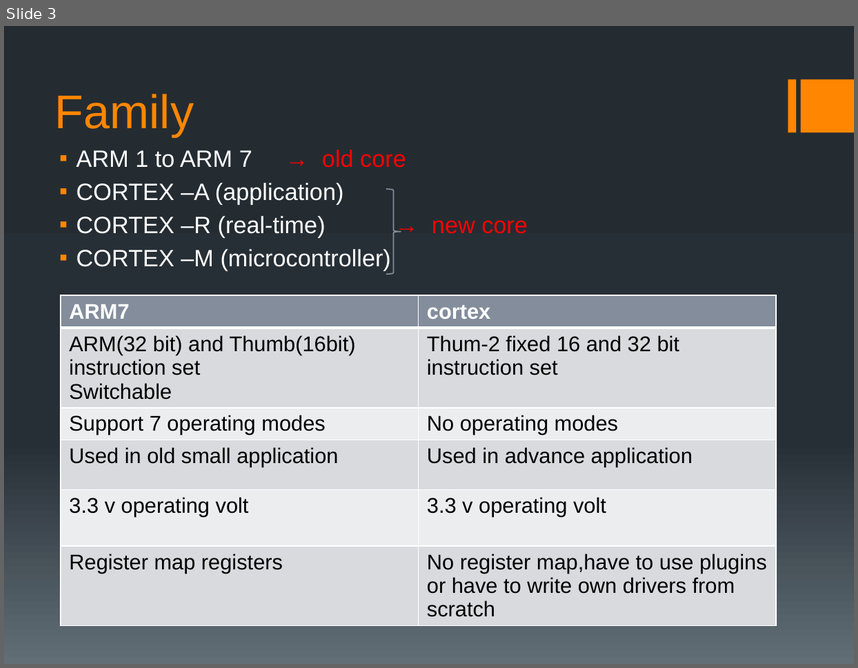
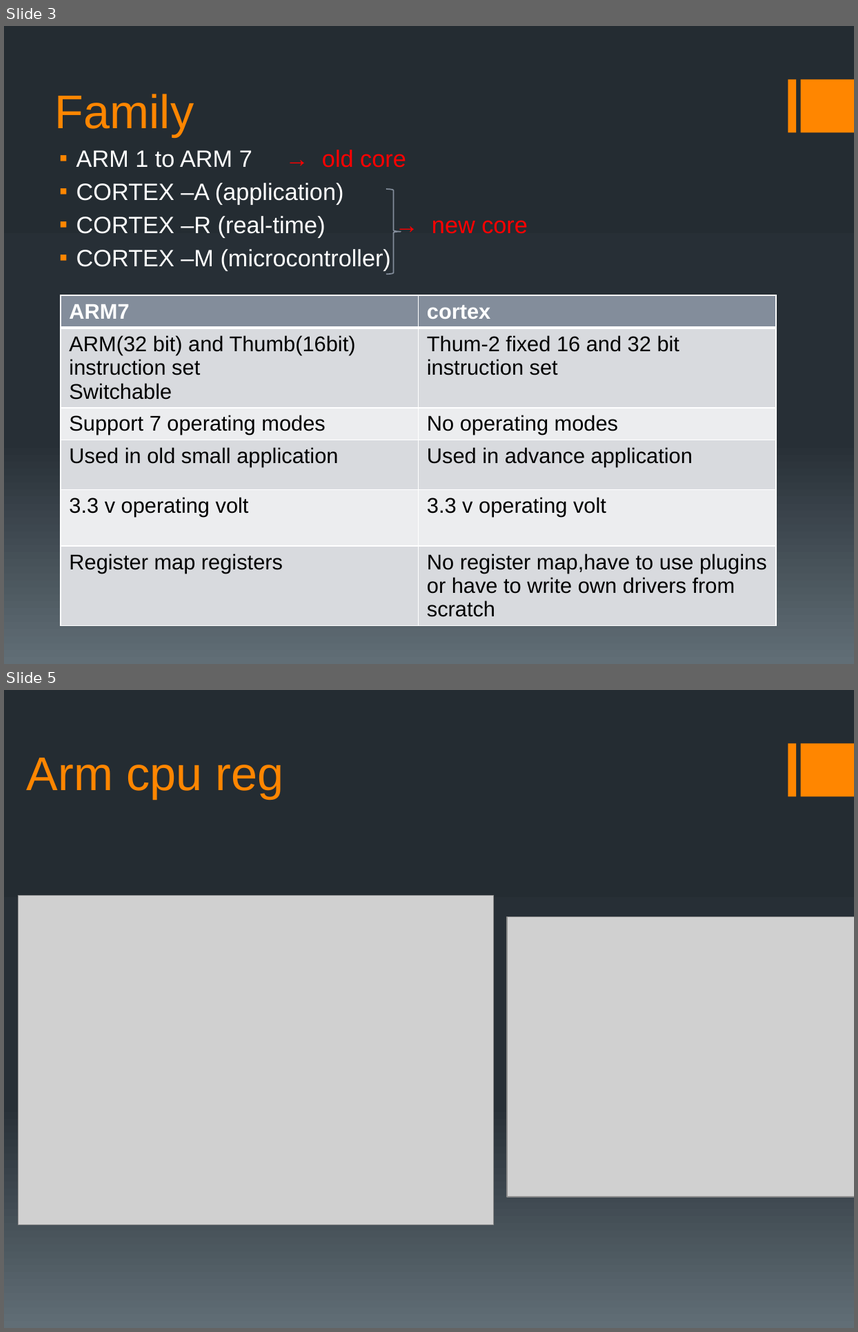
Before and after one commit to Mahesh-7/PIC-MCU, a slide deck: PPT/14.arm_intro.pptx. Shown one above the other, each under a label of ours: slide 3 before the commit, slides 3 and 5 after it; the slides between them are not shown. The pictures are 858x668 and 858x1332 pixels, drawn with LibreOffice and Linux fonts; fonts in the diff are those of the drawing; grey boxes stand for pictures. Boxes give left, top, right and bottom in pixels: in the first picture for what was removed or moved away, otherwise in the second. Text is boxed around its words. In the diff, an @@ line names an element or a change of style, - is before the commit and + after.

```diff
--- a/PPT/14.arm_intro.pptx
+++ b/PPT/14.arm_intro.pptx
@@ slide 5 added at [4,690,854,1328], background gradient #242C33 to #273037 to #636D76; not listed: 2 template elements that a slide beside it also shows @@
@@ title added at [27,758,283,799], 40 pt, text #FF8600 @@
+Arm cpu reg
@@ picture added at [18,896,494,1225] @@
@@ picture added at [507,917,854,1196] @@
```
Also in this commit, not shown: 2 slides changed, 2 other slides added, 1 other file.
